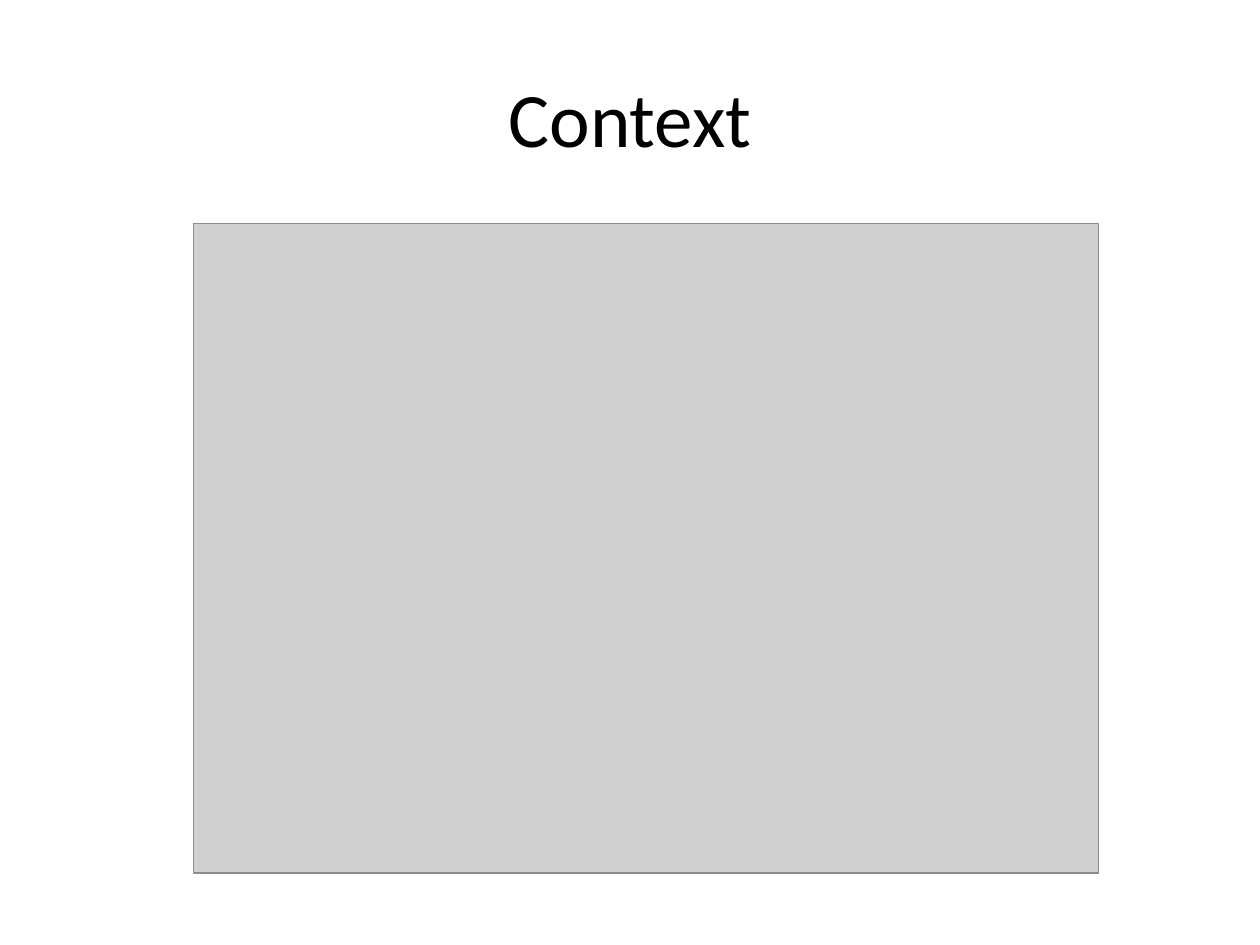
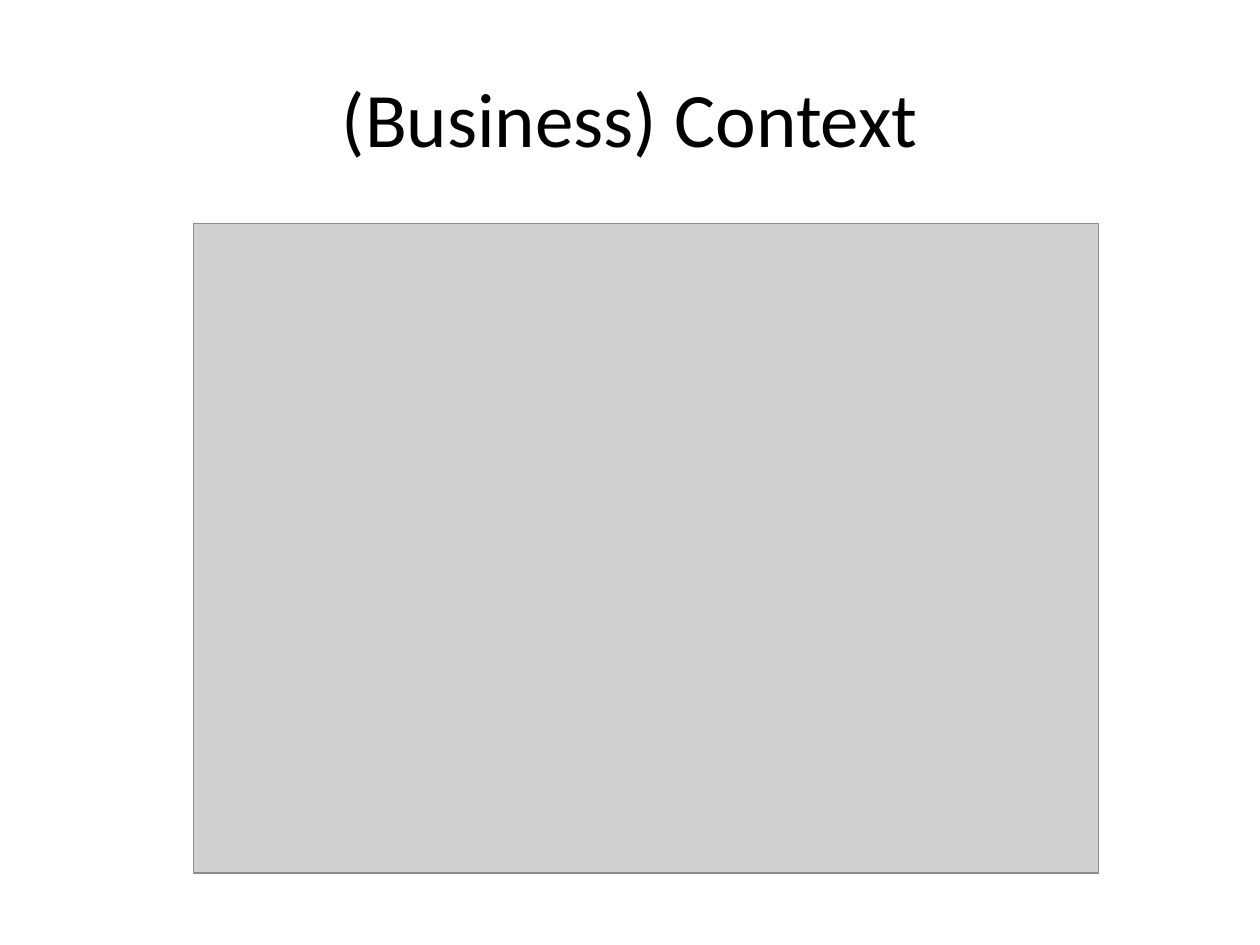
Before and after one commit to aim42/htmlSanityCheck, a slide deck: slide 11 of src/docs/presentation/HTMLSC-presentation.pptx. Drawn at 1260x945 pixels with LibreOffice and Linux fonts; fonts in the diff are those of the drawing; grey boxes stand for pictures. Boxes give left, top, right and bottom in pixels: in the first picture for what was removed or moved away, otherwise in the second. Text is boxed around its words. In the diff, an @@ line names an element or a change of style, - is before the commit and + after.

Commit message:
included technical context in presentation

```diff
--- a/src/docs/presentation/HTMLSC-presentation.pptx
+++ b/src/docs/presentation/HTMLSC-presentation.pptx
@@ title at <box>342,91,918,158</box>: text changed @@
-Context
+(Business) Context
```
Also in this commit, not shown: 1 slide added.
